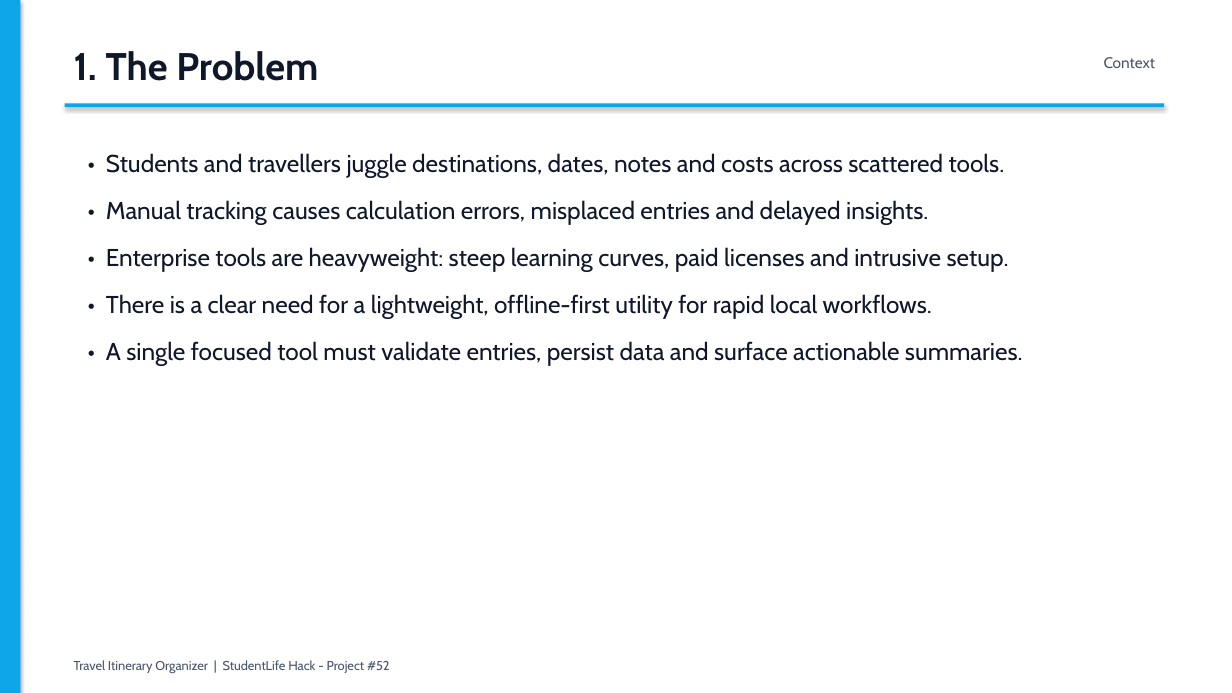
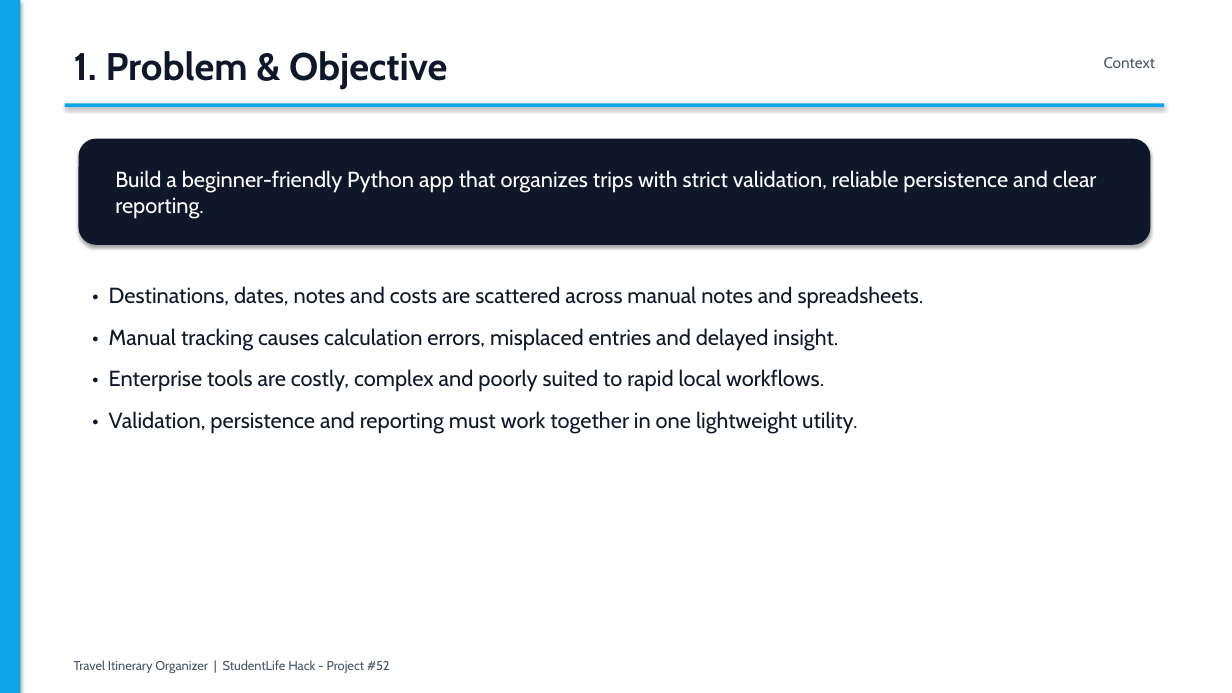
Before and after one commit to pottollaramcharangoud-maker/TravelItineraryOrganizer, a slide deck: slide 2 of TravelItineraryOrganizer_Presentation.pptx. Drawn at 1232x693 pixels with LibreOffice and Linux fonts; fonts in the diff are those of the drawing. Boxes give left, top, right and bottom in pixels: in the first picture for what was removed or moved away, otherwise in the second. Text is boxed around its words. In the diff, an @@ line names an element or a change of style, - is before the commit and + after.

```diff
--- a/TravelItineraryOrganizer_Presentation.pptx
+++ b/TravelItineraryOrganizer_Presentation.pptx
@@ text at [74, 51, 447, 89]: text changed @@
-1. The Problem
+1. Problem & Objective
@@ rounded rectangle added at [79, 139, 1151, 245], fill #0F172A @@
@@ text added at [115, 170, 1097, 219], 17 pt, text #FFFFFF @@
+Build a beginner-friendly Python app that organizes trips with strict validation, reliable persistence and clear reporting.
@@ text at [109, 286, 924, 434]: text changed; size 19 to 17 pt @@
-• Students and travellers juggle destinations, dates, notes and costs across scattered tools.
-• Manual tracking causes calculation errors, misplaced entries and delayed insights.
-• Enterprise tools are heavyweight: steep learning curves, paid licenses and intrusive setup.
-• There is a clear need for a lightweight, offline-first utility for rapid local workflows.
-• A single focused tool must validate entries, persist data and surface actionable summaries.
+• Destinations, dates, notes and costs are scattered across manual notes and spreadsheets.
+• Manual tracking causes calculation errors, misplaced entries and delayed insight.
+• Enterprise tools are costly, complex and poorly suited to rapid local workflows.
+• Validation, persistence and reporting must work together in one lightweight utility.
```
Also in this commit, not shown: 6 other slides changed, 1 slide added, 3 slides removed, 1 other file.
